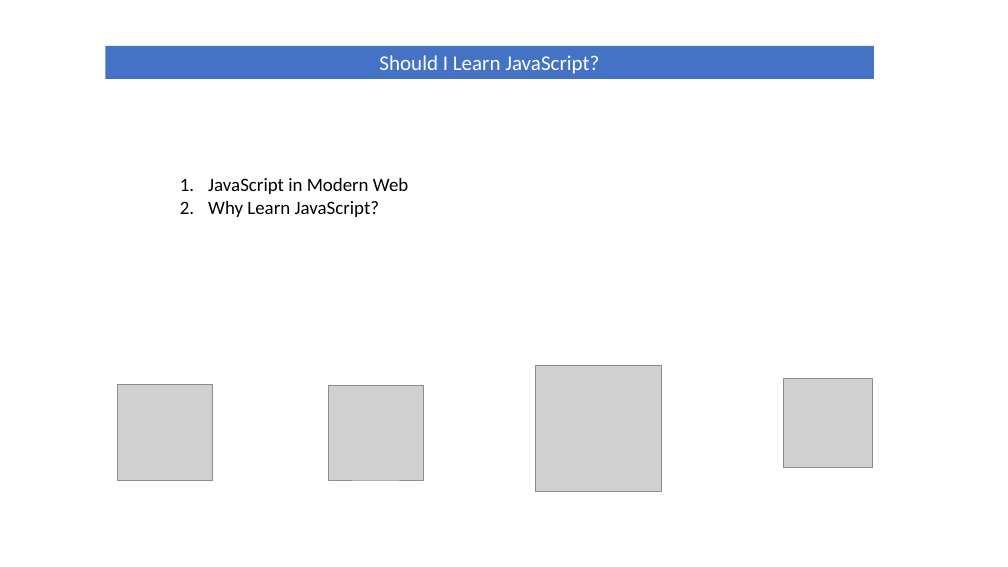
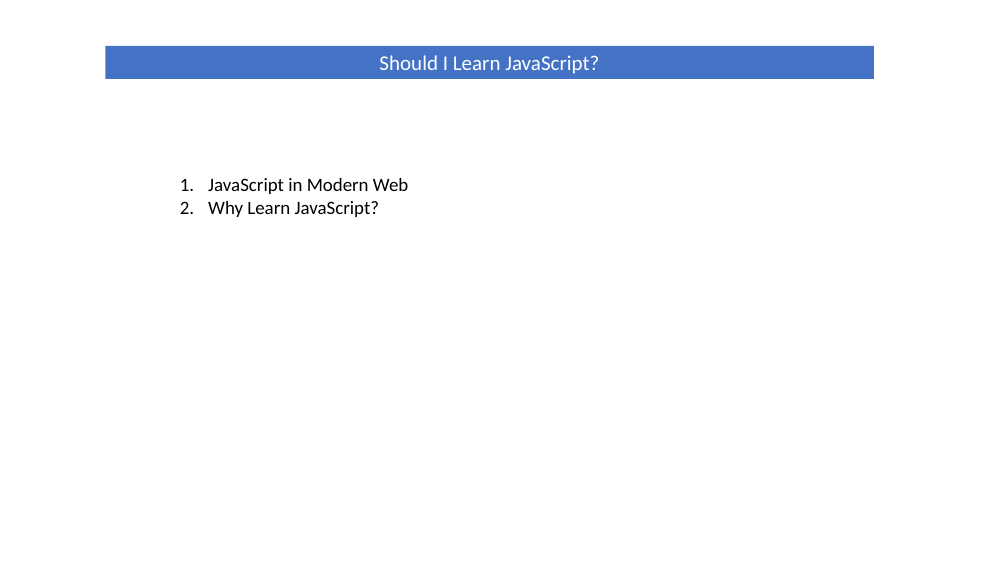
Before and after one commit to praveendivekar/js-training, a slide deck: slide 3 of CRTraining.pptx. Drawn at 1008x567 pixels with LibreOffice and Linux fonts; fonts in the diff are those of the drawing; grey boxes stand for pictures. Boxes give left, top, right and bottom in pixels: in the first picture for what was removed or moved away, otherwise in the second. Text is boxed around its words. In the diff, an @@ line names an element or a change of style, - is before the commit and + after.

Commit message:
presentation

```diff
--- a/CRTraining.pptx
+++ b/CRTraining.pptx
@@ picture removed at (117, 385, 212, 480) @@
@@ picture removed at (329, 386, 423, 480) @@
@@ picture removed at (535, 365, 662, 492) @@
@@ picture removed at (783, 378, 873, 467) @@
```
Also in this commit, not shown: 1 other slide changed.
